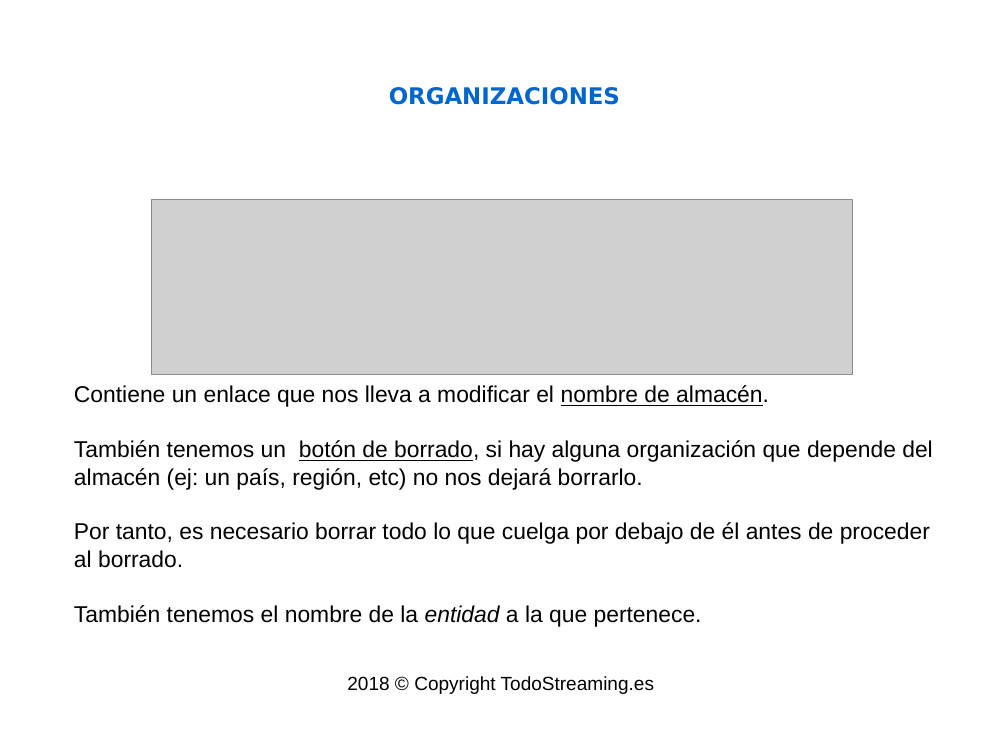
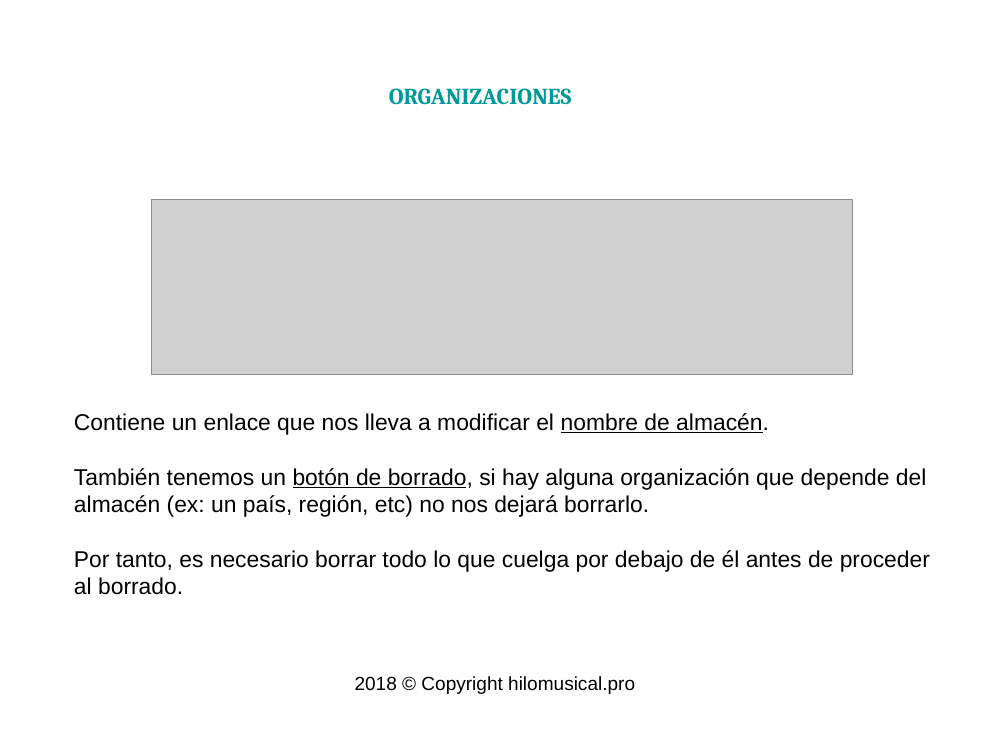
Before and after one commit to isaacml/instore, a slide deck: slide 13 of docs/Manual Administrador.odp. Drawn at 1008x756 pixels with LibreOffice and Linux fonts; fonts in the diff are those of the drawing; grey boxes stand for pictures; background and template pictures are left out. Boxes give left, top, right and bottom in pixels: in the first picture for what was removed or moved away, otherwise in the second. Text is boxed around its words. In the diff, an @@ line names an element or a change of style, - is before the commit and + after.

```diff
--- a/docs/Manual Administrador.odp
+++ b/docs/Manual Administrador.odp
@@ title "ORGANIZACIONES" at (x1=389, y1=88, x2=572, y2=105): font DejaVu Sans to Cambria, text colour #0066CC to #009999 @@
@@ subtitle at (x1=74, y1=468, x2=926, y2=517): text changed @@
-También tenemos un botón de borrado, si hay alguna organización que depende del almacén (ej: un país, región, etc) no nos dejará borrarlo.
+También tenemos un botón de borrado, si hay alguna organización que depende del almacén (ex: un país, región, etc) no nos dejará borrarlo.
@@ subtitle at (x1=74, y1=605, x2=702, y2=627): paragraph removed @@
-También tenemos el nombre de la entidad a la que pertenece.
@@ text at (x1=355, y1=676, x2=635, y2=694): text changed @@
-2018 © Copyright TodoStreaming.es
+2018 © Copyright hilomusical.pro
```
Also in this commit, not shown: 23 other slides changed, 1 slide removed, 4 other files.
